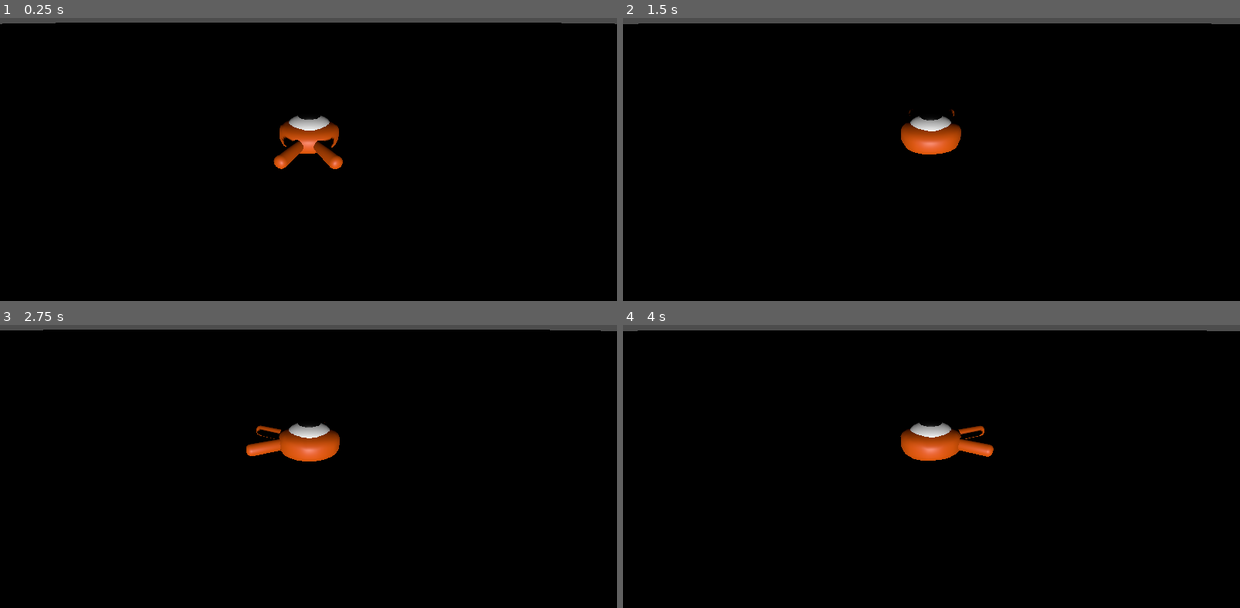
Above: before the commit, frames 1-4 (two rows, left to right).
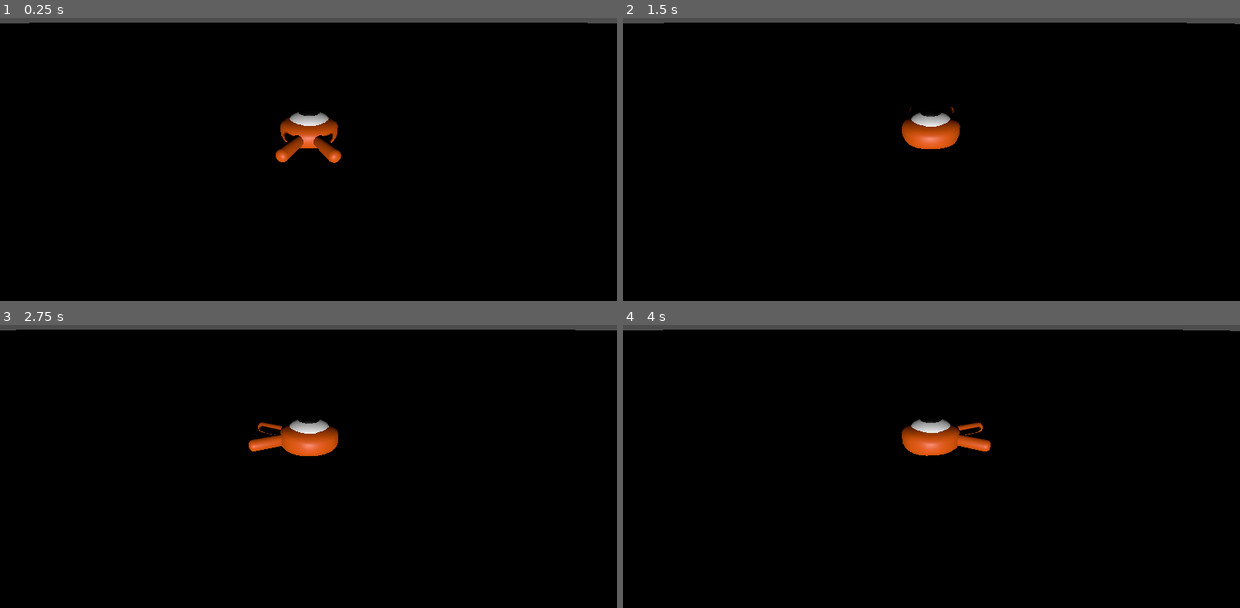
Above: after the commit, the same moments.

Repository: EagerBeaver98/jans-bugs
Game: Godot game, scene res://main.tscn
Same seed, same stepped clock (60 frames per second), same inputs: the game is played once before the commit and once after it.
Inputs (mouse positions are in pixels of both pictures, inside the frame that each line leads up to):
- Up to frame 1 (0.25 s): no input
- Up to frame 2 (1.5 s): tap Enter at 0.5 s; move the mouse to (1067, 111) at 0.52 s; hold D (move_right) 0.53-1.28 s; click (1067, 111) at 0.67 s; tap Space (jump) at 0.77, 1.25 s; move the mouse to (808, 145) at 1.27 s; hold S (move_back) from 1.28 s (still down); click (808, 145) at 1.42 s
- Up to frame 3 (2.75 s): tap Space (jump) at 1.52 s; tap Enter at 2 s; move the mouse to (370, 358) at 2.02 s; release S (move_back) at 2.03 s; hold D (move_right) from 2.03 s (still down); click (370, 358) at 2.17 s
- Up to frame 4 (4 s): tap Space (jump) at 2.75, 3.02, 3.77 s; move the mouse to (900, 503) at 2.77 s; release D (move_right) at 2.78 s; hold W (move_forward) 2.78-3.53 s; click (900, 503) at 2.92 s; move the mouse to (1116, 486) at 3.52 s; hold A (move_left) from 3.53 s (still down); click (1116, 486) at 3.67 s

The runs differ from the first frame. In frame 1, 1.4% of the frame differs, in the area x 0-100%, y 1-54%; in frame 2, 1.2%; in frame 3, 1.3%; in frame 4, 1.6%, in the area x 0-99%, y 1-48%.

Commit message:
Added mouse camera controls centered around player
changed speed to .005 and distance to 8

Diff:
--- a/camera_3d.gd
+++ b/camera_3d.gd
@@ -1,11 +1,49 @@
 extends Camera3D
 
+@export var orbit_sensitivity := 0.005
+@export var orbit_distance := 8.0
 
-# Called when the node enters the scene tree for the first time.
-func _ready() -> void:
-	pass # Replace with function body.
+var is_orbiting := false
+var orbit_yaw := 0.0
+var orbit_pitch := 0.45  # radians, ~25 degrees for pleasant default view
+var last_mouse_pos := Vector2.ZERO
 
 
-# Called every frame. 'delta' is the elapsed time since the previous frame.
-func _process(delta: float) -> void:
-	pass
+func _ready() -> void:
+	# Initialize camera position based on orbit angles
+	_update_orbit_position()
+
+
+func _input(event: InputEvent) -> void:
+	if event is InputEventMouseButton:
+		if event.button_index == MOUSE_BUTTON_RIGHT:
+			is_orbiting = event.pressed
+			if is_orbiting:
+				last_mouse_pos = get_viewport().get_mouse_position()
+			get_viewport().set_input_as_handled()
+
+	elif event is InputEventMouseMotion and is_orbiting:
+		var mouse_delta = event.position - last_mouse_pos
+		last_mouse_pos = event.position
+
+		# Apply mouse movement to orbit angles
+		orbit_yaw -= mouse_delta.x * orbit_sensitivity
+		orbit_pitch -= -(mouse_delta.y) * orbit_sensitivity
+
+		# Clamp pitch to prevent flipping
+		orbit_pitch = clamp(orbit_pitch, -PI / 2.5, PI / 2.5)
+
+		_update_orbit_position()
+		get_viewport().set_input_as_handled()
+
+
+func _update_orbit_position() -> void:
+	# Calculate orbital position relative to player center
+	var orbital_offset = Vector3(
+		sin(orbit_yaw) * cos(orbit_pitch),
+		sin(orbit_pitch),
+		cos(orbit_yaw) * cos(orbit_pitch)
+	) * orbit_distance
+
+	position = orbital_offset
+	look_at(Vector3.ZERO, Vector3.UP)
